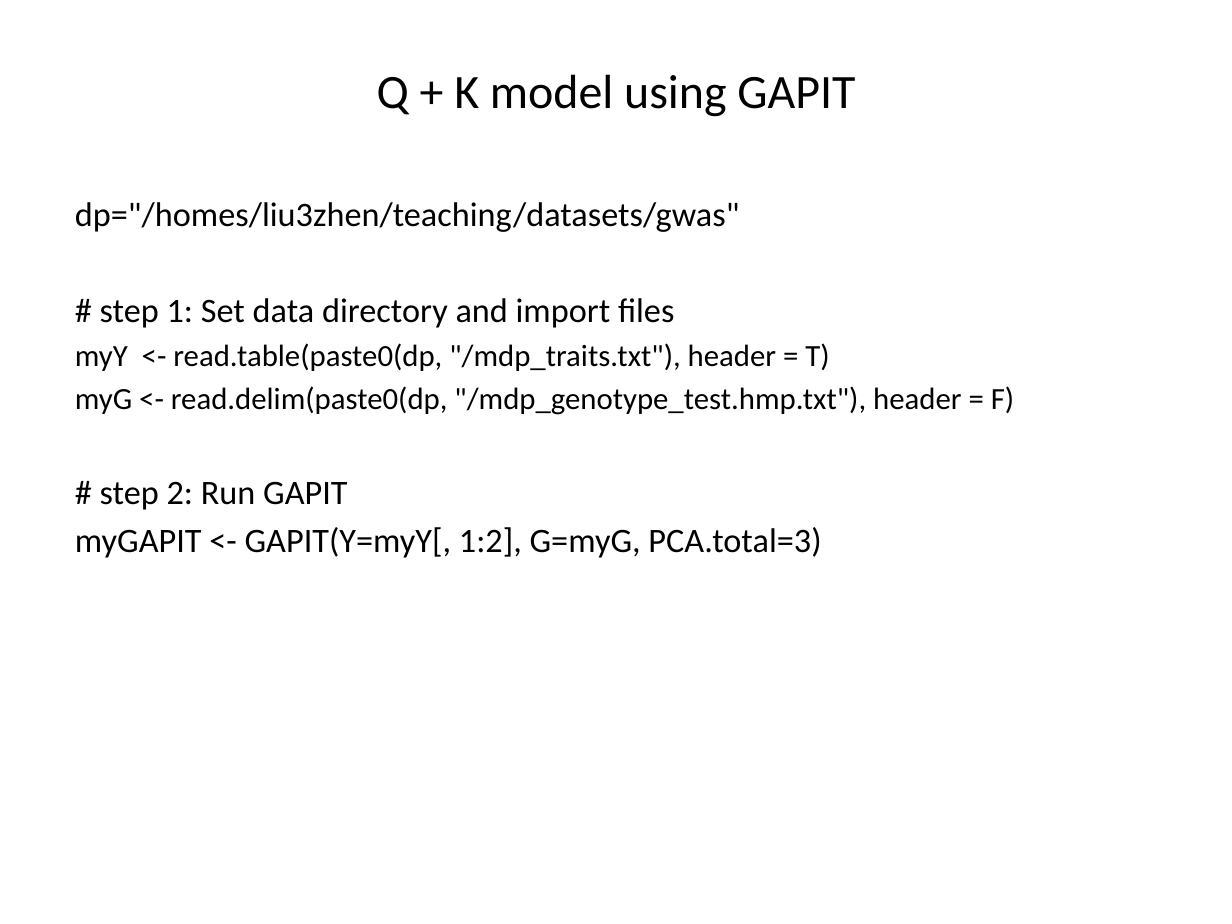
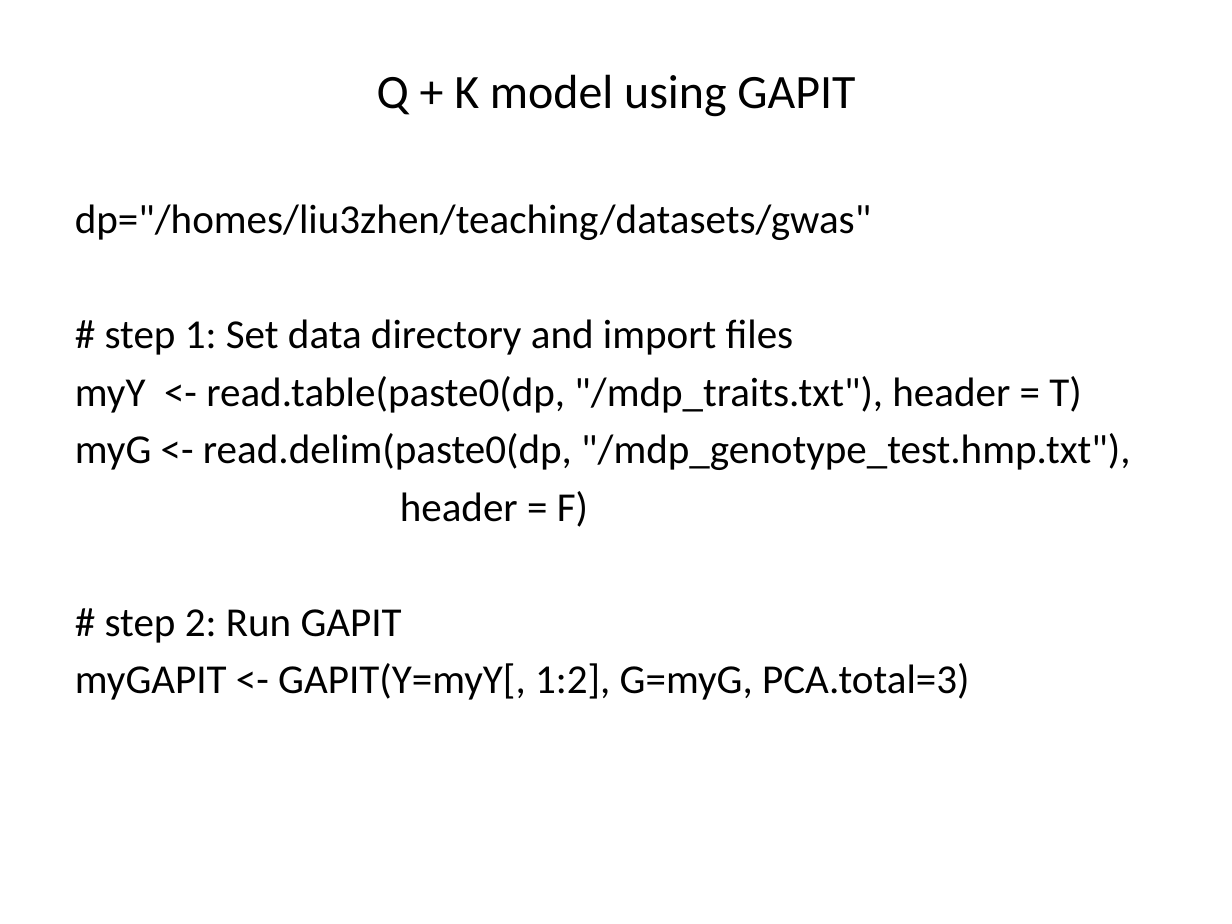
Before and after one commit to liu3zhenlab/teaching, a slide deck: slide 17 of PLPTH813Bioinformatis/2021/labs/lab09_qtl_gwas.pptx. Drawn at 1232x924 pixels with LibreOffice and Linux fonts; fonts in the diff are those of the drawing. Boxes give left, top, right and bottom in pixels: in the first picture for what was removed or moved away, otherwise in the second. Text is boxed around its words. In the diff, an @@ line names an element or a change of style, - is before the commit and + after.

```diff
--- a/PLPTH813Bioinformatis/2021/labs/lab09_qtl_gwas.pptx
+++ b/PLPTH813Bioinformatis/2021/labs/lab09_qtl_gwas.pptx
@@ text at (x1=75, y1=204, x2=1081, y2=700): size 20 to 24 pt in "dp="/homes/liu3zhen/teaching/datasets/gwas"", "# step 1: Set data directory and ...", "# step 2: Run GAPIT", "myGAPIT <- GAPIT(Y=myY[, 1:2], G=myG, PCA.total=3)"; size 18 to 24 pt in "myY <- read.table(paste0(dp, "/mdp_traits.txt"), header = T)"; more space between paragraphs @@
@@ text at (x1=75, y1=433, x2=1130, y2=527): text changed; size 18 to 24 pt @@
-myG <- read.delim(paste0(dp, "/mdp_genotype_test.hmp.txt"), header = F)
+myG <- read.delim(paste0(dp, "/mdp_genotype_test.hmp.txt"),
+header = F)
```
Also in this commit, not shown: 2 other slides changed, 1 other file.
